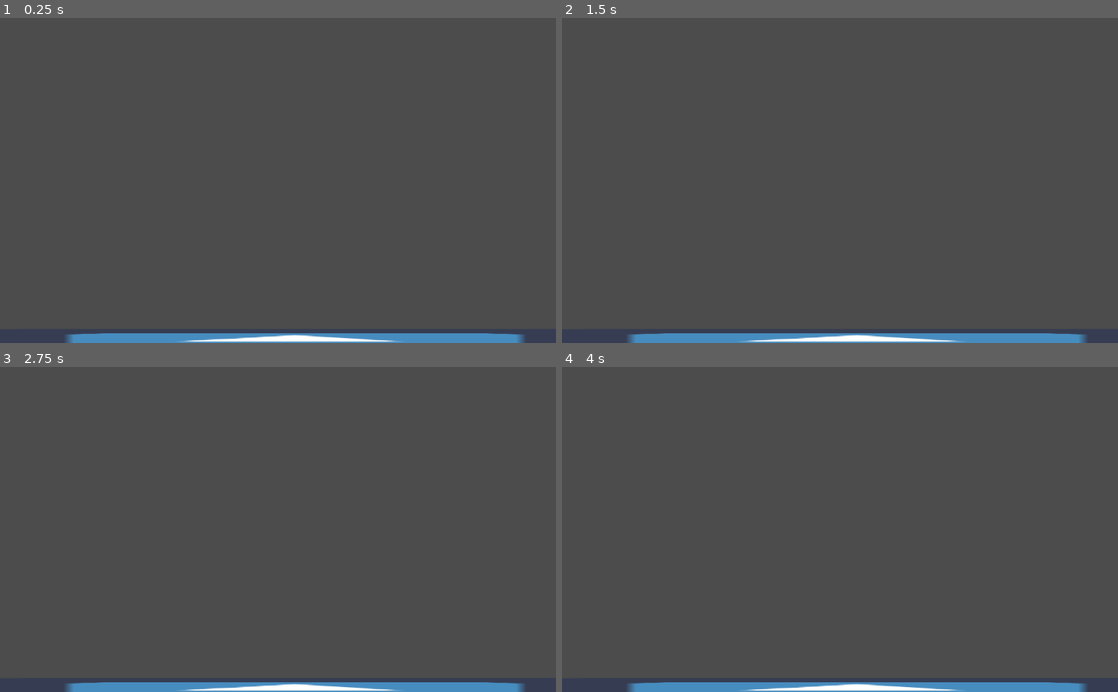
Above: before the commit, frames 1-4 (two rows, left to right).
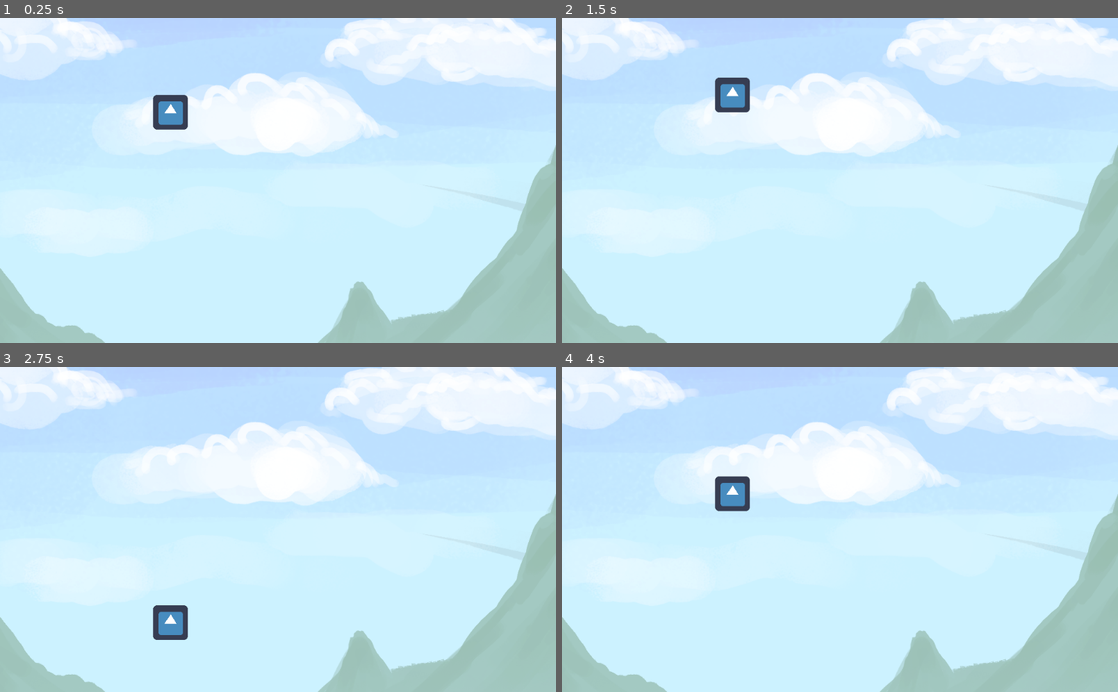
Above: after the commit, the same moments.

Repository: cgcaruzo/escapefromroots
Game: Godot game, scene res://main.tscn
The game is run twice, just before and just after one commit, with the same random seed, the same clock (stepped at 60 frames per second) and the same inputs. Before the commit the project has no main scene; this scene is started directly in both runs. The engine's default icon, where the game draws it, is replaced by a stand-in: a white triangle on a blue panel in a dark square.
Inputs:
- Up to frame 1 (0.25 s): no input
- Up to frame 2 (1.5 s): tap Space (ui_select) at 0.6, 0.77, 1.07, 1.35 s
- Up to frame 3 (2.75 s): tap Space (ui_select) at 1.52, 1.82, 2.1 s
- Up to frame 4 (4 s): tap Enter at 2.75 s; tap Space (ui_select) at 2.85, 3.02, 3.32, 3.6, 3.77 s

The runs differ from the first frame. In frame 1, 100% of the frame differs, in the area x 0-100%, y 0-100%; in frame 2, 100%; in frame 3, 100%; in frame 4, 100%.

Commit message:
agrego personaje con script de movimiento y piso

Diff:
--- /dev/null
+++ b/Player.gd
@@ -0,0 +1,23 @@
+extends KinematicBody2D
+
+export (int) var run_speed = 100
+export (int) var jump_speed = -900
+export (int) var gravity = 1200
+
+var velocity = Vector2()
+var jumping = false
+
+func get_input():
+	velocity.x = 0
+	var jump = Input.is_action_just_pressed('ui_select')
+
+	if jump and is_on_floor():
+		jumping = true
+		velocity.y = jump_speed
+
+func _physics_process(delta):
+	get_input()
+	velocity.y += gravity * delta
+	if jumping and is_on_floor():
+		jumping = false
+	velocity = move_and_slide(velocity, Vector2(0, -1))
--- a/main.tscn
+++ b/main.tscn
@@ -1,23 +1,42 @@
-[gd_scene load_steps=3 format=2]
+[gd_scene load_steps=6 format=2]
 
 [ext_resource path="res://icon.png" type="Texture" id=1]
+[ext_resource path="res://background0.png" type="Texture" id=2]
+[ext_resource path="res://Player.gd" type="Script" id=3]
 
-[sub_resource type="RectangleShape2D" id=1]
+[sub_resource type="RectangleShape2D" id=2]
+extents = Vector2( 32, 32 )
 
-[node name="Node" type="Node"]
+[sub_resource type="RectangleShape2D" id=5]
+extents = Vector2( 31.5, 32 )
 
-[node name="Floor" type="Node2D" parent="."]
-position = Vector2( 534, 596 )
-scale = Vector2( 18.5239, 0.691376 )
+[node name="Node" type="Node2D"]
 
-[node name="StaticBody2D" type="StaticBody2D" parent="Floor"]
+[node name="TextureRect" type="TextureRect" parent="."]
+margin_left = -431.0
+margin_top = -162.0
+margin_right = 1489.0
+margin_bottom = 918.0
+texture = ExtResource( 2 )
 
-[node name="CollisionShape2D" type="CollisionShape2D" parent="Floor/StaticBody2D"]
-shape = SubResource( 1 )
+[node name="Player" type="KinematicBody2D" parent="."]
+position = Vector2( 314, 134 )
+script = ExtResource( 3 )
+
+[node name="Sprite" type="Sprite" parent="Player"]
+texture = ExtResource( 1 )
+
+[node name="CollisionShape2D" type="CollisionShape2D" parent="Player"]
+shape = SubResource( 2 )
+
+[node name="Floor" type="StaticBody2D" parent="."]
+position = Vector2( 488, 536 )
+scale = Vector2( 17.32, 1 )
 
 [node name="Sprite" type="Sprite" parent="Floor"]
+visible = false
 texture = ExtResource( 1 )
 
-[node name="Player" type="Node2D" parent="."]
-
-[node name="RigidBody2D" type="RigidBody2D" parent="Player"]
+[node name="CollisionShape2D" type="CollisionShape2D" parent="Floor"]
+position = Vector2( 0.5, 0 )
+shape = SubResource( 5 )
--- a/project.godot
+++ b/project.godot
@@ -11,6 +11,7 @@
 [application]
 
 config/name="Escape from Roots"
+run/main_scene="res://main.tscn"
 config/icon="res://icon.png"
 
 [gui]
@@ -19,7 +20,7 @@
 
 [physics]
 
-common/enable_pause_aware_picking=true
+2d/physics_engine="GodotPhysics"
 
 [rendering]
 
Binary file added: background0.png
